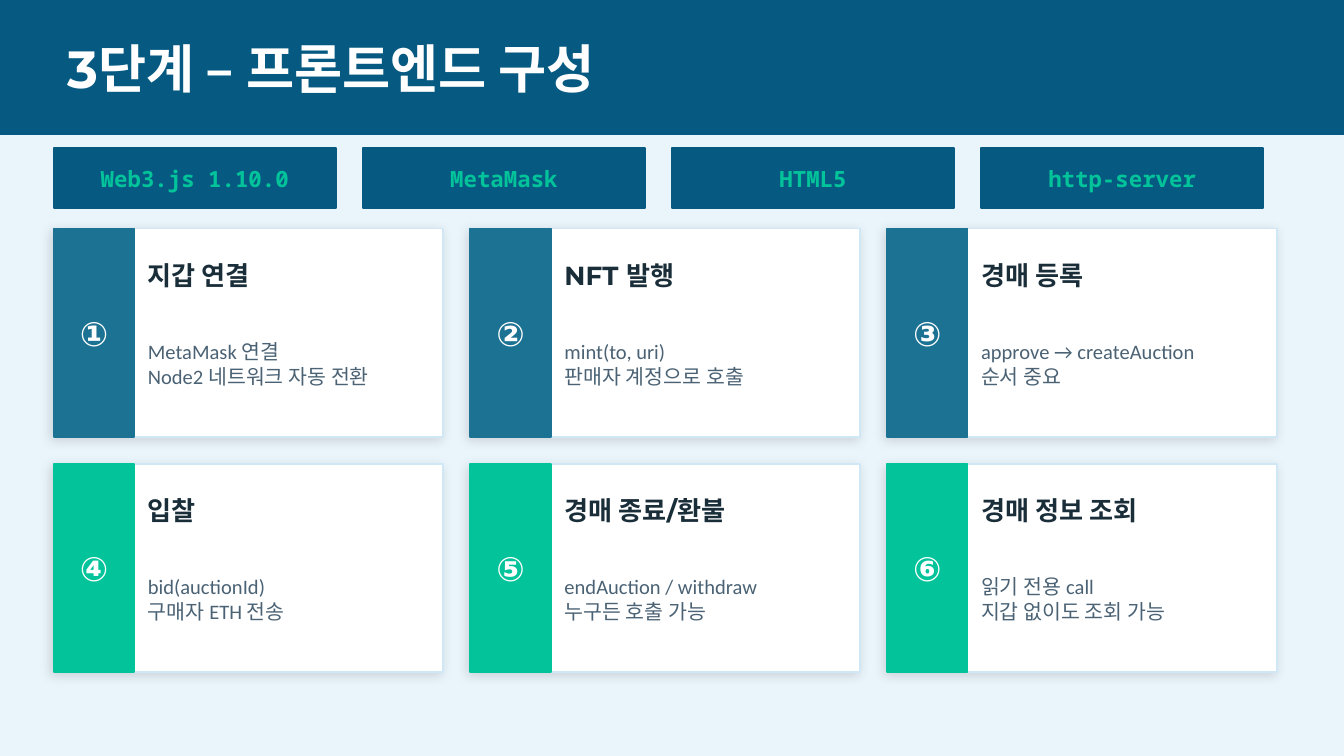
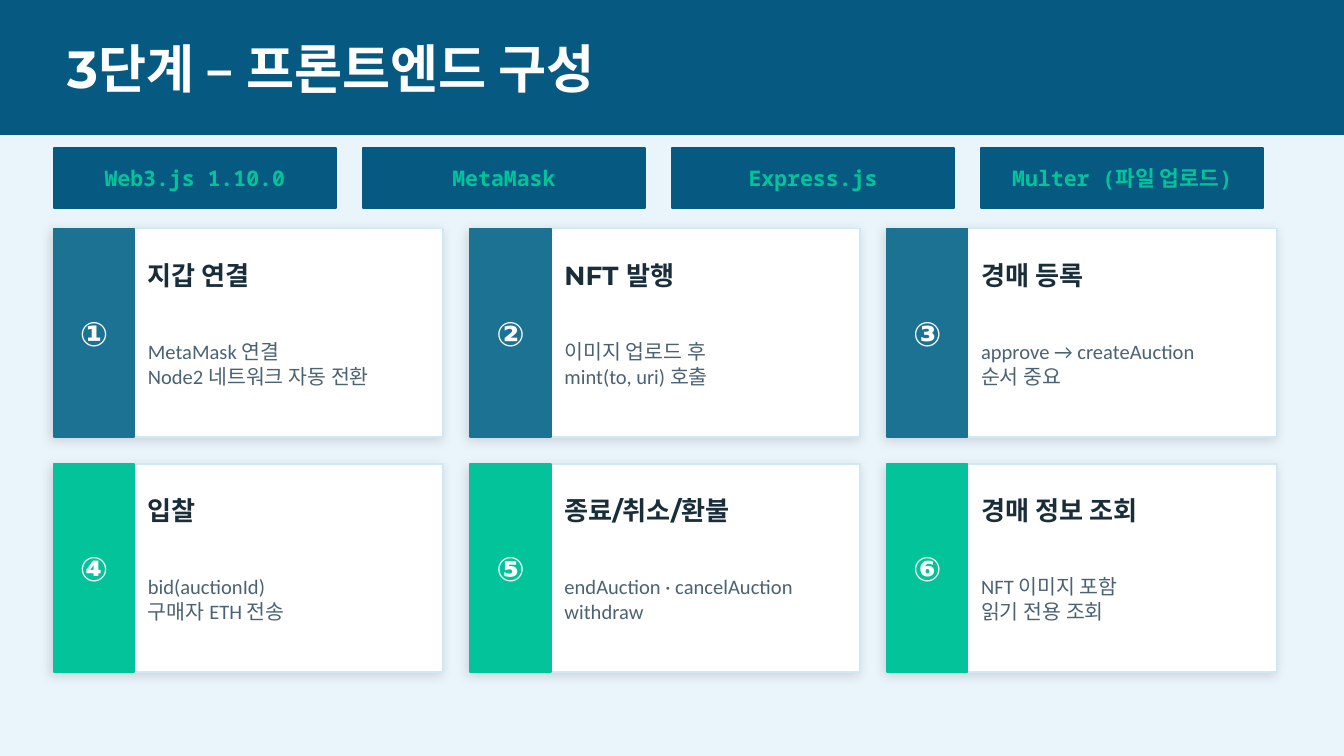
Before and after one commit to bbasung1/blockchain_Final_homework_auction, a slide deck: slide 7 of NFT경매시스템_발표.pptx. Drawn at 1344x756 pixels with LibreOffice and Linux fonts; fonts in the diff are those of the drawing. Boxes give left, top, right and bottom in pixels: in the first picture for what was removed or moved away, otherwise in the second. Text is boxed around its words. In the diff, an @@ line names an element or a change of style, - is before the commit and + after.

Commit message:
[FEAT]index.html 경매 중단 기능 추가

```diff
--- a/NFT경매시스템_발표.pptx
+++ b/NFT경매시스템_발표.pptx
@@ text "Web3.js 1.10.0" at [105,169,285,191]: size 12 to 11.5 pt @@
@@ text "MetaMask" at [452,170,555,186]: size 12 to 11.5 pt @@
@@ text at [749,169,878,191]: text changed; size 12 to 11.5 pt @@
-HTML5
+Express.js
@@ text at [1012,168,1232,190]: text changed; size 12 to 11.5 pt @@
-http-server
+Multer (파일 업로드)
@@ text at [564,342,708,387]: text changed @@
-mint(to, uri)
-판매자 계정으로 호출
+이미지 업로드 후
+mint(to, uri) 호출
@@ text at [564,498,729,523]: text changed @@
-경매 종료/환불
+종료/취소/환불
@@ text at [564,579,792,619]: text changed @@
-endAuction / withdraw
-누구든 호출 가능
+endAuction · cancelAuction
+withdraw
@@ text at [981,577,1118,621]: text changed @@
-읽기 전용 call
-지갑 없이도 조회 가능
+NFT 이미지 포함
+읽기 전용 조회
```
Also in this commit, not shown: 9 other slides changed, 23 other files.
